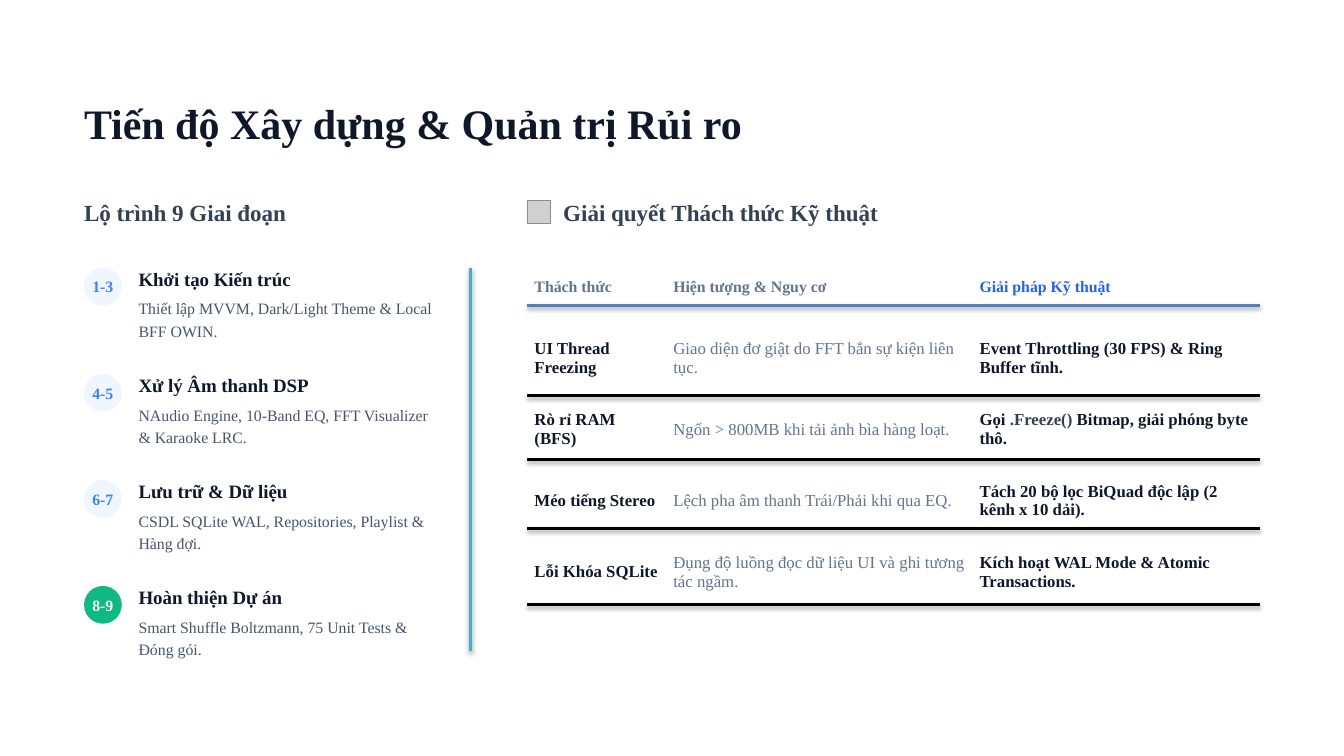
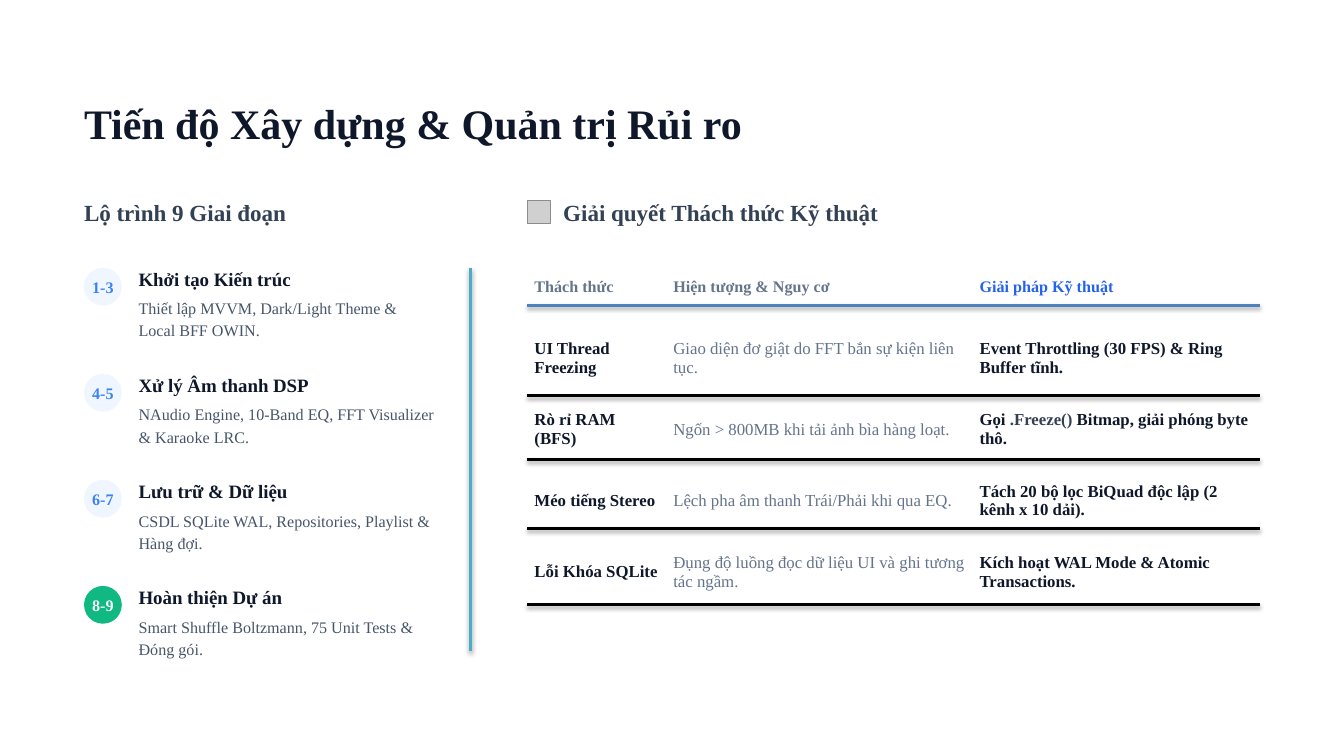
Before and after one commit to NotJimmy97/musicappbyNT, a slide deck: slide 11 of docs/PPTX_DO_AN_MUSICAPP_FINAL.pptx. Drawn at 1344x756 pixels with LibreOffice and Linux fonts; fonts in the diff are those of the drawing; grey boxes stand for pictures. Boxes give left, top, right and bottom in pixels: in the first picture for what was removed or moved away, otherwise in the second. Text is boxed around its words. In the diff, an @@ line names an element or a change of style, - is before the commit and + after.

```diff
--- a/docs/PPTX_DO_AN_MUSICAPP_FINAL.pptx
+++ b/docs/PPTX_DO_AN_MUSICAPP_FINAL.pptx
@@ table at bbox=[527, 251, 1260, 608] @@
@@ size 11.2 to 11.5 pt in "Thách thức", "Hiện tượng & Nguy cơ", "Giải pháp Kỹ thuật" @@
@@ size 11.2 to 11.5 pt in 4 elements at bbox=[139, 302, 381, 336], bbox=[139, 409, 434, 443], bbox=[139, 516, 413, 553], bbox=[139, 621, 397, 659] @@
```
Also in this commit, not shown: 7 other slides changed, 2 other files.
